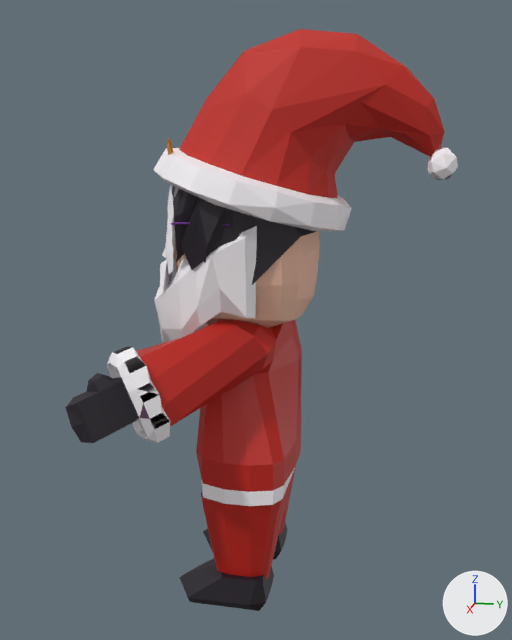
Before and after pictures for a commit that changed the glTF model models/santa_a.glb.
Before and after are seen from a 50 mm lens placed at (11.21, 1.44, 7.67), pointed at (-0.09, -0.83, 4.84). Arrows for +X, +Y and +Z are at lower right; the lights stay in place. Where no turn or scale is listed for an object, it has been applied to the vertices. Vertices at the same position are counted once.

Objects in the first picture: 'boushi-a', 'hige-a', 'huku-a', 'kami-a', 'kao-a', 'kao-a-men', 'kutu-l-a', 'zubon-a'.
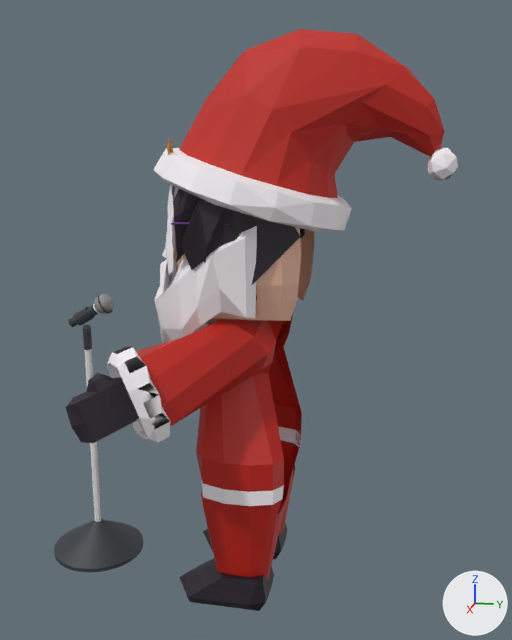
The edits, one by one:
Material 'マテリアル.006' (mat_マテリアル_006) is new.
Its texture is img_gradient_pallet.
Material 'マテリアル.025' (mat_マテリアル_025) is new.
Its texture is img_gradient_pallet.
Material 'マテリアル.027' (mat_マテリアル_027) is new.
Its texture is img_gradient_pallet.
Material 'マテリアル.030' (mat_マテリアル_030) is new.
Its base color is (0.8, 0.8, 0.8) (white #e7e7e7).
Material 'マテリアル.029' (mat_マテリアル_029) is new.
Its texture is img_gradient_pallet.
me_立方体_012 is used by ob_kao_a; location (-0.03, -0.83, 6.1).
me_立方体_012 had 232 vertices, 479 faces and spanned x -1.24..1.24, y -1.4..1.05, z -1.35..1.56.
me_立方体_012 now has 165 vertices, 264 faces and spans x -1.24..1.24, y -1.4..0.94, z -1.3..1.56.
Part 1, on me_立方体_012:
67 vertices are removed from x -1.18..1.18, y -1.25..1.05, z -1.35..1.04.
215 faces are deleted.
me_立方体_020 is used by ob_huku_a; location (0.0, -1.29, 3.94).
me_立方体_020 had 350 vertices, 756 faces and spanned x -2.72..2.72, y -1.65..1.22, z -1.79..1.16.
me_立方体_020 now has 329 vertices, 602 faces and spans x -2.72..2.72, y -1.65..1.13, z -1.79..1.16.
Part 2, on me_立方体_020:
21 vertices are removed from x -2.01..2.01, y -1.01..1.22, z -1.73..0.78.
160 faces are deleted.
6 new faces join them, mat_マテリアル_004 (picture img_gradient_pallet).
me_立方体_020 part 3: 20 kept faces spanning x -2.57..2.57, y -1.26..-0.49, z -0.36..0.78 get new texture (UV) coordinates.
Mesh me_円柱_002 is new.
It has 261 vertices, 552 faces and spans x -0.172..0.173, y -0.411..0.431, z -0.278..0.333.
Faces by material slot: [347, 205].
It uses material mat_マテリアル_025 (picture img_gradient_pallet).
It uses material mat_マテリアル_006 (picture img_gradient_pallet).
Mesh me_円柱_001 is new.
It has 26 vertices, 48 faces and spans x -0.096..0.099, y -0.186..0.186, z -0.175..0.175.
It uses material mat_マテリアル_027 (picture img_gradient_pallet).
Mesh me_円錐 is new.
It has 150 vertices, 273 faces and spans x -0.82..0.82, y -0.82..0.82, z -1.08..3.25.
Faces by material slot: [259, 14].
It uses material mat_マテリアル_029 (picture img_gradient_pallet).
It uses material mat_マテリアル_030 (white #e7e7e7).
Object 'maiku' (ob_maiku) is new; it shows me_円柱_002.
Its location is (0.0, -3.74, 4.86).
Object 'sasae' (ob_sasae) is new; it shows me_円柱_001.
Its location is (0.0, -3.86, 4.79).
Object 'stand' (ob_stand) is new; it shows me_円錐.
Its location is (0.0, -3.82, 1.38).

Where the change shows, as pixel boxes [x1, y1, x2, y2] in the pictures (512 x 640 px):
'huku-a', reshaped: before [65, 319, 302, 506]; after [65, 295, 302, 506]
'stand', added: after [54, 325, 143, 572]
    faces in mat_マテリアル_029 (picture img_gradient_pallet): [54, 325, 143, 572]
    faces in mat_マテリアル_030 (white #e7e7e7): [84, 349, 101, 522]
'kao-a', reshaped: before [173, 188, 320, 328]; after [173, 188, 315, 324]
'maiku', added: after [68, 294, 114, 327]
    faces in mat_マテリアル_006 (picture img_gradient_pallet): [94, 294, 114, 314]
    faces in mat_マテリアル_025 (picture img_gradient_pallet): [68, 304, 99, 327]
'sasae', added: after [73, 307, 95, 326]
part 1 of me_立方体_012, deleted (brown): before [233, 231, 320, 328]
part 2 of me_立方体_020, cut back (brown): before [268, 320, 302, 497]
part 3 of me_立方体_020, surface changed: [137, 404, 150, 422] in both
